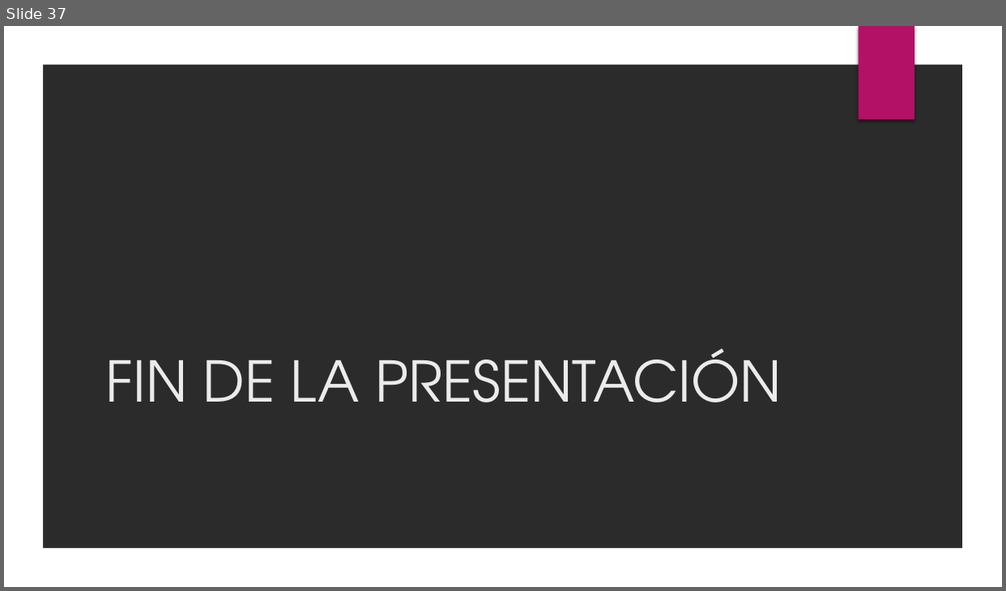
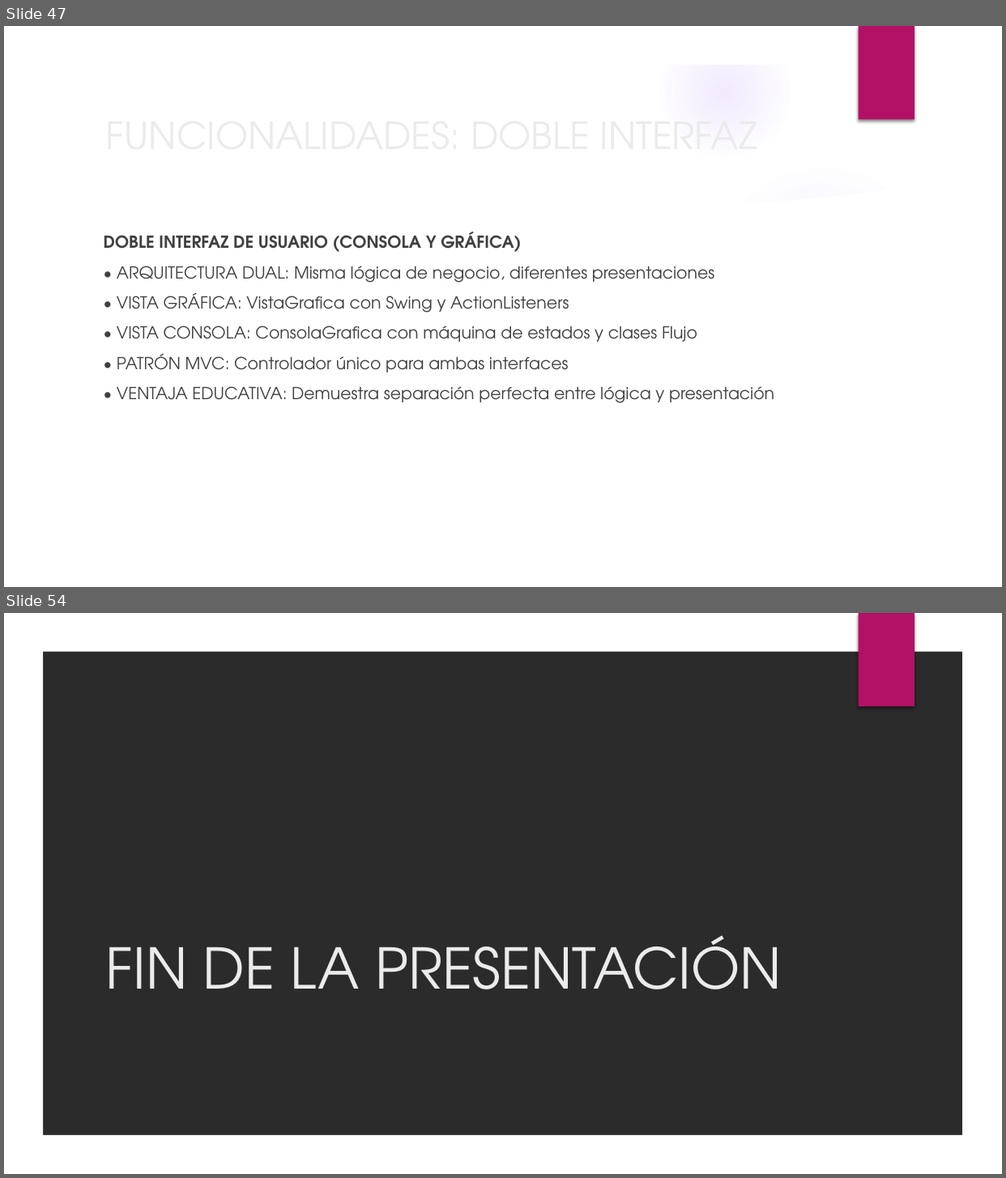
Before and after one commit to BinaryJuan/scrabble-poo, a slide deck: SCRABBLE.pptx. Shown one above the other, each under a label of ours: slide 37 before the commit, slides 47 and 54 after it; the slides between them are not shown. The pictures are 1006x591 and 1006x1178 pixels, drawn with LibreOffice and Linux fonts; fonts in the diff are those of the drawing; background and template pictures are left out; a plain dark background stands for a picture behind light text. Boxes give left, top, right and bottom in pixels: in the first picture for what was removed or moved away, otherwise in the second. Text is boxed around its words. In the diff, an @@ line names an element or a change of style, - is before the commit and + after.

```diff
--- a/SCRABBLE.pptx
+++ b/SCRABBLE.pptx
@@ slide 47 added at [4,26,1002,587], background picture (left out); not listed: 2 template elements that a slide beside it also shows @@
@@ title added at [98,105,816,163], 36 pt, text #EBEBEB @@
+FUNCIONALIDADES: DOBLE INTERFAZ
@@ group added at [4,27,971,587]: 5 ellipses, 2 freeform shapes @@
@@ text added at [104,232,774,403], 16 pt, text #404040 @@
+DOBLE INTERFAZ DE USUARIO (CONSOLA Y GRÁFICA)
+• ARQUITECTURA DUAL: Misma lógica de negocio, diferentes presentaciones
+• VISTA GRÁFICA: VistaGrafica con Swing y ActionListeners
+• VISTA CONSOLA: ConsolaGrafica con máquina de estados y clases Flujo
+• PATRÓN MVC: Controlador único para ambas interfaces
+• VENTAJA EDUCATIVA: Demuestra separación perfecta entre lógica y presentación
@@ what was slide 37 is now slide 54 @@
```
Also in this commit, not shown: 1 slide changed, 16 other slides added, 10 other files.
